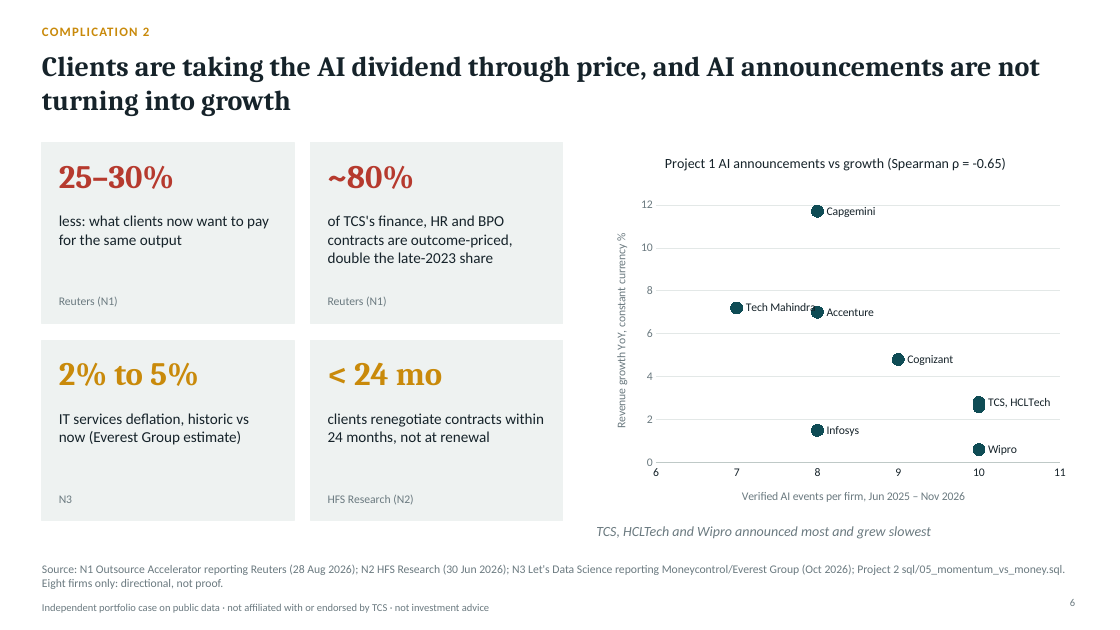
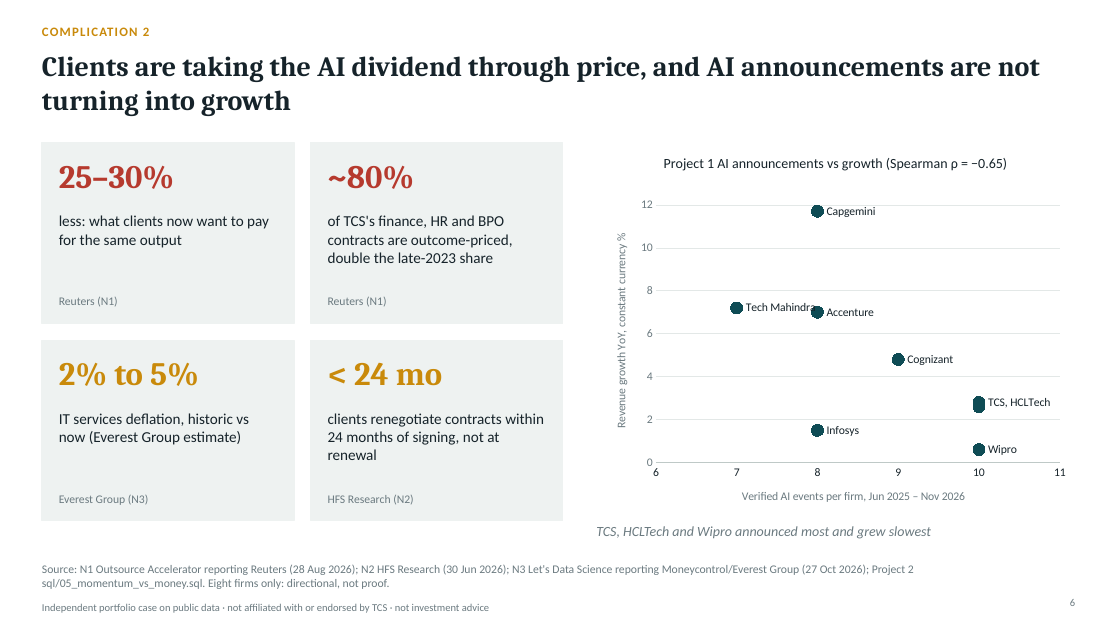
Before and after one commit to lokpriye96/ai-consulting-report-genai-services, a slide deck: slide 6 of outputs/TCS_AI_Deflation_Strategy.pptx. Drawn at 1120x630 pixels with LibreOffice and Linux fonts; fonts in the diff are those of the drawing. Boxes give left, top, right and bottom in pixels: in the first picture for what was removed or moved away, otherwise in the second. Text is boxed around its words. In the diff, an @@ line names an element or a change of style, - is before the commit and + after.

Commit message:
Verify sources (dates, HyperVault figures) and tidy wording

```diff
--- a/outputs/TCS_AI_Deflation_Strategy.pptx
+++ b/outputs/TCS_AI_Deflation_Strategy.pptx
@@ scatter chart at bbox=[597, 139, 1075, 521] @@
@@ title "Project 1 AI announcements vs growth (Spearman ρ = -0.65)" to "Project 1 AI announcements vs growth (Spearman ρ = −0.65)" @@
@@ text at bbox=[328, 413, 544, 460]: text changed @@
-clients renegotiate contracts within 24 months, not at renewal
+clients renegotiate contracts within 24 months of signing, not at renewal
@@ text at bbox=[59, 495, 148, 505]: text changed @@
-N3
+Everest Group (N3)
@@ text at bbox=[42, 564, 914, 589]: text changed @@
-Source: N1 Outsource Accelerator reporting Reuters (28 Aug 2026); N2 HFS Research (30 Jun 2026); N3 Let's Data Science reporting Moneycontrol/Everest Group (Oct 2026); Project 2 sql/05_momentum_vs_money.sql. Eight firms only: directional, not proof.
+Source: N1 Outsource Accelerator reporting Reuters (28 Aug 2026); N2 HFS Research (30 Jun 2026); N3 Let's Data Science reporting Moneycontrol/Everest Group (27 Oct 2026); Project 2 sql/05_momentum_vs_money.sql. Eight firms only: directional, not proof.
```
Also in this commit, not shown: 7 other slides changed, 12 other files.
